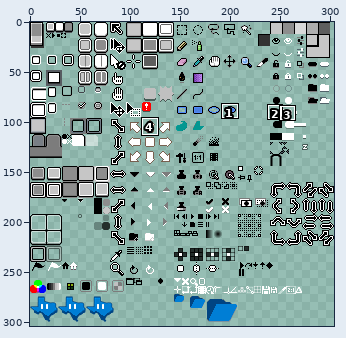
Edited in one commit: sprite sheet (data/extensions/aseprite-theme/sheet.png). Above: a wide view before the commit, with the close-up outlined.
Close-up. Before the edit:
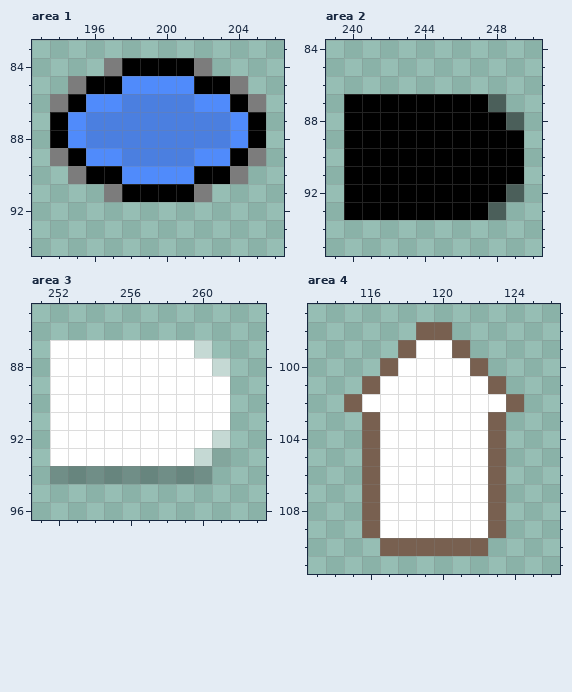
The file is 304x304 pixels. Pixels under 10% opacity are left out. Colours within 5 levels of each other are drawn and written as one. Shown: area 1: x 193..206, y 83..94; area 2: x 239..250, y 84..95; area 3: x 251..263, y 85..96; area 4: x 113..126, y 97..111. The commit also changed other parts of the picture, which this record leaves out.
Now the later version:
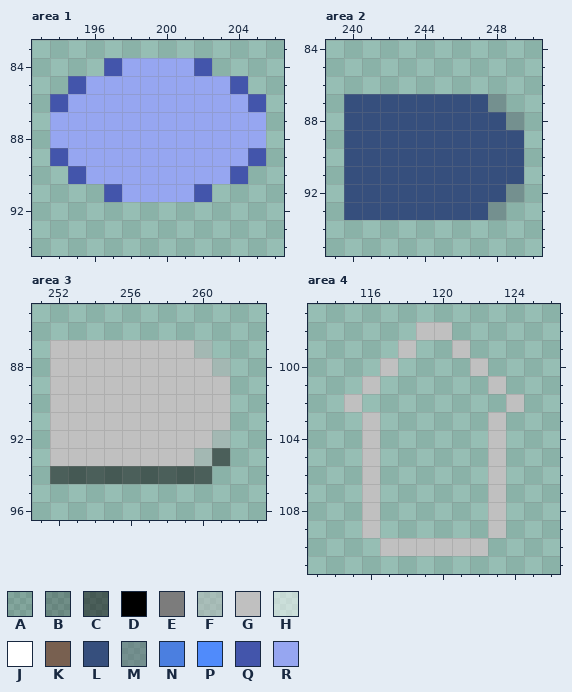
Palette (. is transparent): A #00000020  B #00000040  C #00000080  D #000000  E #7c7c7c  F #bebebe7c  G #c0c0c0  H #ffffff80  J #ffffff  K #786050  L #364f7d  M #52636a80  N #4b7fe0  P #508bfb  Q #4355ab  R #96a6f1
What changed:
--- area 1
@@ x 193..206 @@
 83 ..............
-84 ....EDDDDE....
-85 ..EDDPPPPDDE..
-86 .EDPPNNNNPPDE.
-87 .DPNNNNNNNNPD.
-88 .DPNNNNNNNNPD.
-89 .EDPPNNNNPPDE.
-90 ..EDDPPPPDDE..
-91 ....EDDDDE....
+84 ....QRRRRQ....
+85 ..QRRRRRRRRQ..
+86 .QRRRRRRRRRRQ.
+87 .RRRRRRRRRRRR.
+88 .RRRRRRRRRRRR.
+89 .QRRRRRRRRRRQ.
+90 ..QRRRRRRRRQ..
+91 ....QRRRRQ....
 92 ..............
--- area 2
@@ x 239..250 @@
 86 ............
-87 .DDDDDDDDC..
-88 .DDDDDDDDDC.
-89 .DDDDDDDDDD.
-90 .DDDDDDDDDD.
-91 .DDDDDDDDDD.
-92 .DDDDDDDDDC.
-93 .DDDDDDDDC..
+87 .LLLLLLLLM..
+88 .LLLLLLLLLM.
+89 .LLLLLLLLLL.
+90 .LLLLLLLLLL.
+91 .LLLLLLLLLL.
+92 .LLLLLLLLLM.
+93 .LLLLLLLLM..
 94 ............
--- area 3
@@ x 251..263 @@
 86 .............
-87 .JJJJJJJJH...
-88 .JJJJJJJJJH..
-89 .JJJJJJJJJJ..
-90 .JJJJJJJJJJ..
-91 .JJJJJJJJJJ..
-92 .JJJJJJJJJH..
-93 .JJJJJJJJHA..
-94 .BBBBBBBBB...
+87 .GGGGGGGGF...
+88 .GGGGGGGGGF..
+89 .GGGGGGGGGG..
+90 .GGGGGGGGGG..
+91 .GGGGGGGGGG..
+92 .GGGGGGGGGF..
+93 .GGGGGGGGFC..
+94 .CCCCCCCCC...
 95 .............
--- area 4
@@ x 113..126 @@
  97 ..............
- 98 ......KK......
- 99 .....KJJK.....
-100 ....KJJJJK....
-101 ...KJJJJJJK...
-102 ..KJJJJJJJJK..
-103 ...KJJJJJJK...
-104 ...KJJJJJJK...
-105 ...KJJJJJJK...
-106 ...KJJJJJJK...
-107 ...KJJJJJJK...
-108 ...KJJJJJJK...
-109 ...KJJJJJJK...
-110 ....KKKKKK....
+ 98 ......GG......
+ 99 .....G..G.....
+100 ....G....G....
+101 ...G......G...
+102 ..G........G..
+103 ...G......G...
+104 ...G......G...
+105 ...G......G...
+106 ...G......G...
+107 ...G......G...
+108 ...G......G...
+109 ...G......G...
+110 ....GGGGGG....
 111 ..............
Pixel boxes of the changes (left, top, right, bottom) in both close-ups:
changed: (50, 58, 266, 202)
changed: (344, 94, 524, 220)
changed: (50, 340, 230, 484)
changed: (344, 322, 524, 556)
